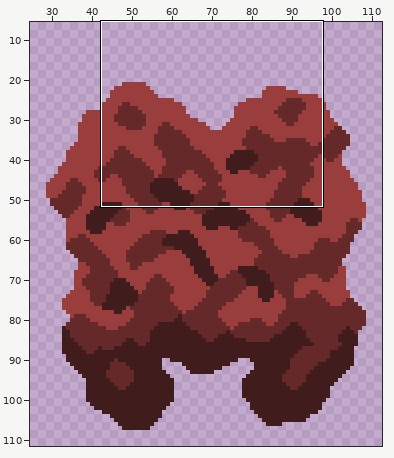
Two states of a pixel-art file, sprites/units/bio/GROUND/EMBROIDER/biotic-zlo-unit-embroider.ase. Above: a wide view before the commit, with the close-up outlined.
Close-up. Before the commit:
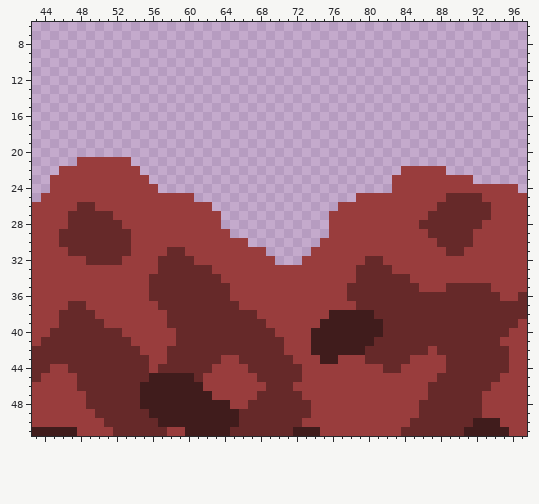
140x120 pixels, 1 frame. Shown: x 43..97, y 6..51. The wide view leaves out empty margins.
The same view after the edit:
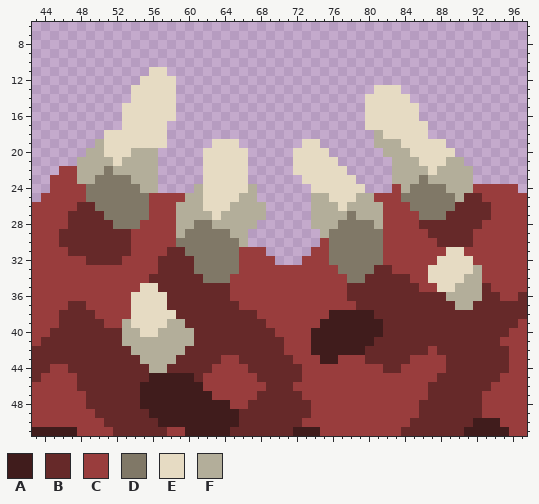
Palette (. is transparent): A #401c1c  B #662929  C #993d3d  D #807867  E #e6dbc3  F #b3ae9a
Change:
layer "teeth and bone" now shown
layer "1" added
layer "2" added
layer "3" added
layer "4" added
Changed rows in their new state; - is an unchanged pixel.
first column x 48:
11 --------EE-----------------------------------
12 -------EEEE----------------------------------
13 ------EEEEE----------------------EEE---------
14 ------EEEEE---------------------EEEEE--------
15 -----EEEEEE---------------------EEEEEE-------
16 -----EEEEEE---------------------EEEEEE-------
17 -----EEEEE----------------------EEEEEEE------
18 ---EEEEEEE-----------------------FEEEEE------
19 --FEEEEEEE-----EEE-------EE------FFFEEEEE----
20 -FFEEEFFF-----EEEEE-----EEEE------FFFEEEEE---
21 FFFFEFFFF-----EEEEE-----EEEEE------FFFEEEFF--
22 FFFDFFFFF-----EEEEE-----EEEEEE-----FFFFEFFFF-
23 FFDDDDFFF-----EEEEE------EEEEEE----FFFDFFFFF-
24 -DDDDDDFF----FEEEEEF------EEEEEE----FDDDDFFF-
25 -DDDDDDD----FFEEEEFF------FFEEEFF---DDDDDDF--
26 --DDDDDD---FFFEEEFFFF-----FFFEFFFF---DDDDD---
27 ---DDDDD---FFFFEFFFFF-----FFFFDFFF----DDD----
28 ----DDD----FFDDFFFFF------FFFDDDDF-----------
29 -----------FDDDDDFF--------FDDDDDD-----------
30 -----------DDDDDDDF---------DDDDDD-----------
31 ------------DDDDDD----------DDDDDD-------EE--
32 -------------DDDDD----------DDDDDD------EEEE-
33 -------------DDDDD-----------DDDD------EEEEEF
34 --------------DDD-------------DD-------EEEEFF
35 -------EE-------------------------------EEFFF
36 ------EEEE-------------------------------FFFF
37 ------EEEE--------------------------------FF-
38 ------EEEEE----------------------------------
39 -----FEEEEFF---------------------------------
40 -----FFEEFFFF--------------------------------
41 -----FFFFFFFF--------------------------------
42 ------FFFFFF---------------------------------
43 -------FFFF----------------------------------
44 --------FF-----------------------------------
